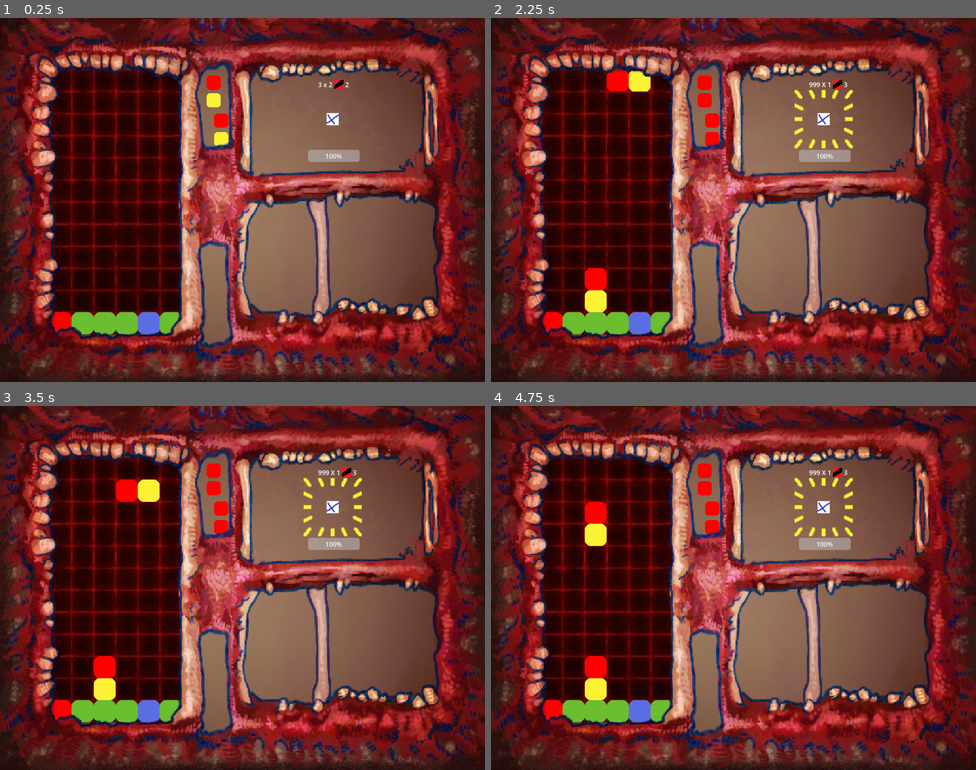
Above: before the commit, frames 1-4 (two rows, left to right).
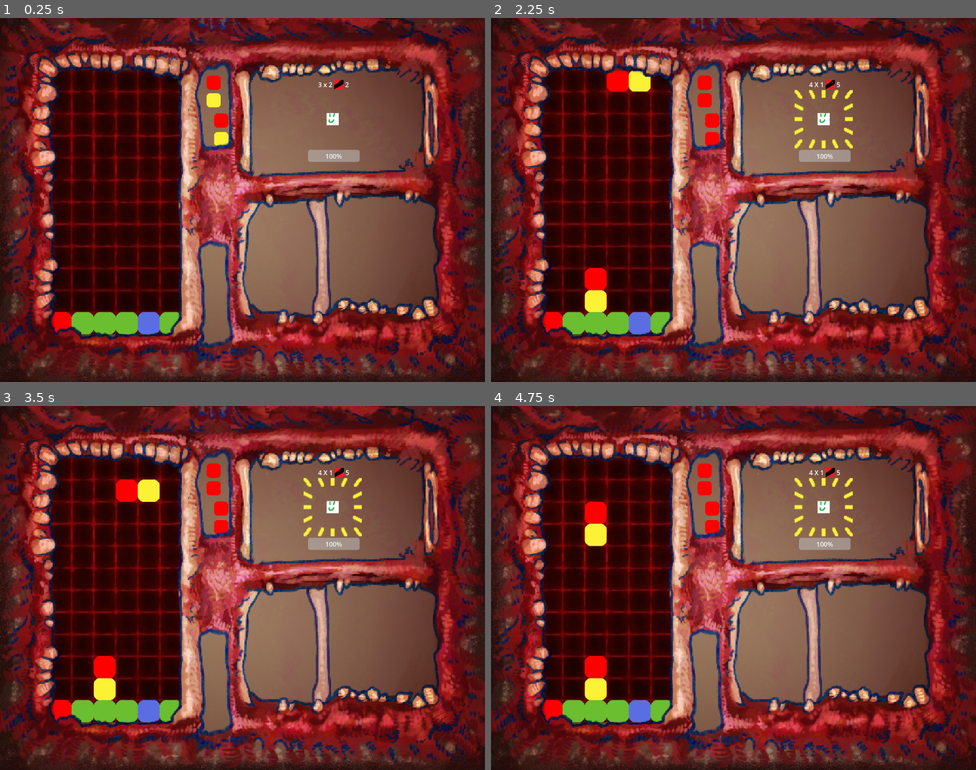
Above: after the commit, the same moments.

Repository: MarGamaDev/PuyoPuyoLike
Game: Godot game, scene res://Scenes/combat.tscn
Same seed, same stepped clock (60 frames per second), same inputs: the game is played once before the commit and once after it. The engine's default icon, where the game draws it, is replaced by a stand-in: a white triangle on a blue panel in a dark square.
Inputs:
- Up to frame 1 (0.25 s): no input
- Up to frame 2 (2.25 s): hold D (puyo_right) 0.53-1.28 s; tap 1 (TESTING_player_spawn) at 0.6 s; tap Enter at 1.25 s; hold S (puyo_down) 1.28-2.03 s; tap J (puyo_rotate) at 1.35 s; hold D (puyo_right) from 2.03 s (still down); tap Shift (switch_target) at 2.1 s
- Up to frame 3 (3.5 s): keep holding D (puyo_right); tap Space at 2.75 s; tap 1 (TESTING_player_spawn) at 2.85 s
- Up to frame 4 (4.75 s): tap Enter at 3.5 s; release D (puyo_right) at 3.53 s; hold A (puyo_left) from 3.53 s (still down); tap J (puyo_rotate) at 3.6 s; tap Shift (switch_target) at 4.35 s

The runs differ from the first frame. In frame 1, less than 0.1% of the frame differs, in the area x 67-70%, y 26-30%; in frame 2, 0.2%, in the area x 65-74%, y 17-30%; in frame 3, 0.2%; in frame 4, 0.2%.

Commit message:
cleanup and re-linking damage to puyo board

Diff:
--- a/Resources/puyo_value_data.tres
+++ b/Resources/puyo_value_data.tres
@@ -1,6 +1,6 @@
 [gd_resource type="Resource" script_class="PuyoValueData" load_steps=2 format=3 uid="uid://b01ucdggd8ykf"]
 
-[ext_resource type="Script" uid="uid://ei6vtes7vhr2" path="res://Scripts/Data/puyo_value_data.gd" id="1_dke0r"]
+[ext_resource type="Script" uid="uid://ei6vtes7vhr2" path="res://scripts/Data/puyo_value_data.gd" id="1_dke0r"]
 
 [resource]
 script = ExtResource("1_dke0r")
@@ -8,8 +8,8 @@
 green_chain_multiplier = 1
 red_base_value = 3
 red_chain_multiplier = 2
-yellow_base_value = 3
-yellow_chain_multiplier = 2
-blue_base_value = 5
+yellow_base_value = 1
+yellow_chain_multiplier = 1
+blue_base_value = 1
 blue_chain_multiplier = 1
 metadata/_custom_type_script = "uid://ei6vtes7vhr2"
--- a/Scenes/Combat/Encounters/GruntEncounter.tscn
+++ b/Scenes/Combat/Encounters/GruntEncounter.tscn
@@ -1,9 +1,9 @@
 [gd_scene load_steps=7 format=3 uid="uid://dq858shoyju02"]
 
 [ext_resource type="PackedScene" uid="uid://bx5kscp85ypry" path="res://Scenes/Combat/Enemy/enemy.tscn" id="1_0lrh3"]
-[ext_resource type="Script" uid="uid://c086ewc7gw56k" path="res://Scripts/Combat/encounter.gd" id="1_bireu"]
+[ext_resource type="Script" uid="uid://c086ewc7gw56k" path="res://scripts/Combat/encounter.gd" id="1_bireu"]
 [ext_resource type="Resource" uid="uid://byevgmmfmpqi8" path="res://Resources/Enemies/grunt_data.tres" id="2_bireu"]
-[ext_resource type="Script" uid="uid://6v5kccermtmr" path="res://Scripts/Combat/Enemy/enemy_attack.gd" id="3_ymtw0"]
+[ext_resource type="Script" uid="uid://6v5kccermtmr" path="res://scripts/Combat/Enemy/enemy_attack.gd" id="3_ymtw0"]
 [ext_resource type="Resource" uid="uid://cn0op1aiuirgi" path="res://Resources/EnemyAttacks/test_enemy_attack_2.tres" id="4_e7fs4"]
 
 [sub_resource type="Resource" id="Resource_0lrh3"]
--- /dev/null
+++ b/Scenes/Combat/Encounters/single_grunt_encounter.tscn
@@ -0,0 +1,29 @@
+[gd_scene load_steps=8 format=3 uid="uid://cuj4wx1wkdopv"]
+
+[ext_resource type="Script" uid="uid://c086ewc7gw56k" path="res://scripts/Combat/encounter.gd" id="1_de8q0"]
+[ext_resource type="PackedScene" uid="uid://bx5kscp85ypry" path="res://Scenes/Combat/Enemy/enemy.tscn" id="2_75f4d"]
+[ext_resource type="Script" uid="uid://c27m7mkd1up2" path="res://scripts/Combat/Enemy/enemy_data.gd" id="3_grgyv"]
+[ext_resource type="Texture2D" uid="uid://b15lpii8egcu0" path="res://Placeholder Art/map_node_images/shop_location.png" id="4_qm7eg"]
+[ext_resource type="Script" uid="uid://6v5kccermtmr" path="res://scripts/Combat/Enemy/enemy_attack.gd" id="5_5oxqj"]
+
+[sub_resource type="Resource" id="Resource_168qf"]
+script = ExtResource("3_grgyv")
+health = 25
+sprite = ExtResource("4_qm7eg")
+metadata/_custom_type_script = "uid://c27m7mkd1up2"
+
+[sub_resource type="Resource" id="Resource_xg65i"]
+script = ExtResource("5_5oxqj")
+damage = 4
+number_of_swings = 1
+number_of_turns_till_swing = 6
+attack_type = 0
+metadata/_custom_type_script = "uid://6v5kccermtmr"
+
+[node name="SingleGruntEncounter" type="Node2D"]
+script = ExtResource("1_de8q0")
+metadata/_custom_type_script = "uid://c086ewc7gw56k"
+
+[node name="SingleGrunt" parent="." instance=ExtResource("2_75f4d")]
+enemy_data = SubResource("Resource_168qf")
+attacks = Array[ExtResource("5_5oxqj")]([SubResource("Resource_xg65i")])
--- a/Scenes/Combat/Enemy/enemy.tscn
+++ b/Scenes/Combat/Enemy/enemy.tscn
@@ -1,9 +1,9 @@
 [gd_scene load_steps=9 format=3 uid="uid://bx5kscp85ypry"]
 
-[ext_resource type="Script" uid="uid://346xwma4f44y" path="res://Scripts/Combat/Enemy/enemy.gd" id="1_1f0kj"]
+[ext_resource type="Script" uid="uid://346xwma4f44y" path="res://scripts/Combat/Enemy/enemy.gd" id="1_1f0kj"]
 [ext_resource type="Resource" uid="uid://g1vp61rtgpme" path="res://Resources/Enemies/test_enemy.tres" id="2_287tu"]
 [ext_resource type="Texture2D" uid="uid://b13c5dnd5eyu6" path="res://icon.svg" id="2_afpow"]
-[ext_resource type="Script" uid="uid://6v5kccermtmr" path="res://Scripts/Combat/Enemy/enemy_attack.gd" id="3_ghaa6"]
+[ext_resource type="Script" uid="uid://6v5kccermtmr" path="res://scripts/Combat/Enemy/enemy_attack.gd" id="3_ghaa6"]
 [ext_resource type="Resource" uid="uid://ctf2g8pw88fk2" path="res://Resources/EnemyAttacks/test_enemy_attack_1.tres" id="4_1dp5w"]
 [ext_resource type="Resource" uid="uid://cn0op1aiuirgi" path="res://Resources/EnemyAttacks/test_enemy_attack_2.tres" id="5_auwsv"]
 [ext_resource type="PackedScene" uid="uid://b8mrbhnjhixwm" path="res://Scenes/Combat/Enemy/intent.tscn" id="7_rvs3k"]
--- a/Scenes/Combat/combat_effects_manager.tscn
+++ b/Scenes/Combat/combat_effects_manager.tscn
@@ -1,6 +1,6 @@
 [gd_scene load_steps=3 format=3 uid="uid://b3qfdcqaqmgk4"]
 
-[ext_resource type="Script" uid="uid://drfuh0bj7iacw" path="res://combat_effects_manager.gd" id="1_wg6ri"]
+[ext_resource type="Script" uid="uid://drfuh0bj7iacw" path="res://scripts/Combat/combat_effects_manager.gd" id="1_wg6ri"]
 [ext_resource type="PackedScene" uid="uid://ft133x0kc47a" path="res://Scenes/effects/text_particle_effect.tscn" id="2_xkvjn"]
 
 [node name="CombatEffectsManager" type="Node2D"]
--- a/Scenes/PuyoPuyo/grid_manager.tscn
+++ b/Scenes/PuyoPuyo/grid_manager.tscn
@@ -1,10 +1,10 @@
 [gd_scene load_steps=12 format=3 uid="uid://cbaajsmksk4lh"]
 
-[ext_resource type="Script" uid="uid://deiih0eoqrj08" path="res://Scripts/PuyoPuyo/grid_manager.gd" id="1_uowjv"]
+[ext_resource type="Script" uid="uid://deiih0eoqrj08" path="res://scripts/PuyoPuyo/grid_manager.gd" id="1_uowjv"]
 [ext_resource type="PackedScene" uid="uid://cqw1jv0baovrt" path="res://Scenes/PuyoPuyo/puyo.tscn" id="2_4xyke"]
 [ext_resource type="PackedScene" uid="uid://bu3friywynij8" path="res://Scenes/animations and audio stuff/polyphonic_audio_player.tscn" id="3_6mbex"]
-[ext_resource type="Script" uid="uid://80p7cue2s0ca" path="res://Scripts/audio/audio_library.gd" id="4_ahia6"]
-[ext_resource type="Script" uid="uid://ccmkst5npwi3n" path="res://Scripts/audio/sound_effect.gd" id="5_onoqd"]
+[ext_resource type="Script" uid="uid://80p7cue2s0ca" path="res://scripts/audio/audio_library.gd" id="4_ahia6"]
+[ext_resource type="Script" uid="uid://ccmkst5npwi3n" path="res://scripts/audio/sound_effect.gd" id="5_onoqd"]
 [ext_resource type="AudioStream" uid="uid://dtfg7tw4n02cc" path="res://Placeholder Art/Clink.1.wav" id="6_5hofm"]
 [ext_resource type="AudioStream" uid="uid://dq2fpel8tfo2o" path="res://Placeholder Art/Thud.1.wav" id="7_tssi5"]
 [ext_resource type="Texture2D" uid="uid://csoroeu2gqsl0" path="res://Art/puyo_grid.jpeg" id="8_ahia6"]
--- a/Scenes/PuyoPuyo/puyo_manager.tscn
+++ b/Scenes/PuyoPuyo/puyo_manager.tscn
@@ -1,6 +1,6 @@
 [gd_scene load_steps=3 format=3 uid="uid://buetvmo3m42v5"]
 
-[ext_resource type="Script" uid="uid://bhx6thphvfolw" path="res://Scripts/PuyoPuyo/puyo_manager.gd" id="1_sea3v"]
+[ext_resource type="Script" uid="uid://bhx6thphvfolw" path="res://scripts/PuyoPuyo/puyo_manager.gd" id="1_sea3v"]
 [ext_resource type="PackedScene" uid="uid://cbaajsmksk4lh" path="res://Scenes/PuyoPuyo/grid_manager.tscn" id="2_ajnr3"]
 
 [node name="PuyoManager" type="Node2D"]
--- a/Scenes/combat.tscn
+++ b/Scenes/combat.tscn
@@ -1,17 +1,14 @@
-[gd_scene load_steps=14 format=3 uid="uid://d3naap4gnytxh"]
+[gd_scene load_steps=11 format=3 uid="uid://d3naap4gnytxh"]
 
-[ext_resource type="Script" uid="uid://b0h0tx4msve02" path="res://Scripts/Combat/combat_manager.gd" id="1_4ln8h"]
+[ext_resource type="Script" uid="uid://b0h0tx4msve02" path="res://scripts/Combat/combat_manager.gd" id="1_4ln8h"]
 [ext_resource type="Resource" uid="uid://b01ucdggd8ykf" path="res://Resources/puyo_value_data.tres" id="2_xisnc"]
 [ext_resource type="Texture2D" uid="uid://brsfj1k05k7e7" path="res://Art/combat_background.png" id="2_yt1oa"]
 [ext_resource type="PackedScene" uid="uid://buetvmo3m42v5" path="res://Scenes/PuyoPuyo/puyo_manager.tscn" id="4_ubpar"]
-[ext_resource type="PackedScene" uid="uid://cawgcce4rjrb0" path="res://Scenes/Combat/Encounters/magician_encounter.tscn" id="5_3w34b"]
 [ext_resource type="PackedScene" uid="uid://dh8e8u4ch381l" path="res://Scenes/Combat/player.tscn" id="5_ut0kg"]
 [ext_resource type="PackedScene" uid="uid://1hbj1uv66mu2" path="res://Scenes/DevTools/puyo_test_ui.tscn" id="5_yt1oa"]
 [ext_resource type="Texture2D" uid="uid://14ejxpdanarl" path="res://Art/combat_frame.png" id="7_3w34b"]
-[ext_resource type="PackedScene" uid="uid://dq858shoyju02" path="res://Scenes/Combat/Encounters/GruntEncounter.tscn" id="8_avwh6"]
-[ext_resource type="Script" uid="uid://b4hbt6qjcu26g" path="res://Scripts/Combat/encounter_manager.gd" id="8_twsak"]
-[ext_resource type="PackedScene" uid="uid://spggxai8tcru" path="res://Scenes/Combat/Encounters/slam_boss_encounter.tscn" id="10_w6tjk"]
-[ext_resource type="PackedScene" uid="uid://mpjnw0k87gso" path="res://Scenes/Combat/Encounters/multi_encounter.tscn" id="10_y8jr2"]
+[ext_resource type="Script" uid="uid://b4hbt6qjcu26g" path="res://scripts/Combat/encounter_manager.gd" id="8_twsak"]
+[ext_resource type="PackedScene" uid="uid://cuj4wx1wkdopv" path="res://Scenes/Combat/Encounters/single_grunt_encounter.tscn" id="8_w6tjk"]
 [ext_resource type="PackedScene" uid="uid://b3qfdcqaqmgk4" path="res://Scenes/Combat/combat_effects_manager.tscn" id="11_w6tjk"]
 
 [node name="Combat" type="Node2D"]
@@ -49,7 +46,7 @@
 [node name="EncounterManager" type="Node2D" parent="."]
 position = Vector2(823, 250)
 script = ExtResource("8_twsak")
-encounter_array = Array[PackedScene]([ExtResource("8_avwh6"), ExtResource("5_3w34b"), ExtResource("10_y8jr2"), ExtResource("10_w6tjk")])
+encounter_array = Array[PackedScene]([ExtResource("8_w6tjk")])
 
 [node name="CombatEffectsManager" parent="." instance=ExtResource("11_w6tjk")]
 
--- a/Scenes/map_node.tscn
+++ /dev/null
@@ -1,14 +0,0 @@
-[gd_scene load_steps=6 format=3 uid="uid://bk0h3a6haqb4o"]
-
-[ext_resource type="Texture2D" uid="uid://hvooavpam6hd" path="res://Placeholder Art/puyo_out_of_bounds.png" id="1_g7uvm"]
-[ext_resource type="Script" uid="uid://fe1matr8d5o7" path="res://map_node.gd" id="1_wp7i3"]
-[ext_resource type="Texture2D" uid="uid://dhmt056l2npcp" path="res://Placeholder Art/map_node_images/enemy_location.png" id="3_15ahl"]
-[ext_resource type="Texture2D" uid="uid://3orwgby4xlkg" path="res://Placeholder Art/map_node_images/boss_location.png" id="4_6ud8w"]
-[ext_resource type="Texture2D" uid="uid://b15lpii8egcu0" path="res://Placeholder Art/map_node_images/shop_location.png" id="5_bodeh"]
-
-[node name="MapNode" type="TextureButton"]
-offset_right = 40.0
-offset_bottom = 40.0
-texture_normal = ExtResource("1_g7uvm")
-script = ExtResource("1_wp7i3")
-location_sprites = Array[Texture2D]([ExtResource("3_15ahl"), ExtResource("4_6ud8w"), ExtResource("5_bodeh")])
--- a/Scripts/Combat/player.gd
+++ b/Scripts/Combat/player.gd
@@ -32,12 +32,11 @@
 func add_shield(shield_gained: int) -> void:
 	on_shield_gain.emit(shield_gained)
 	shield += shield_gained
+	print(shield)
 
 func handle_damage(damage: int) -> int:
 	if damage <= counter:
-		##do we want the counterattack to be equal to counter or enemy damage?
-		on_counter_triggered.emit(damage)
-		##counter carries over for multiple attacks in a flurry
+		on_counter_triggered.emit(counter)
 		counter = 0
 		return 0
 
--- a/Scripts/PuyoPuyo/grid_manager.gd
+++ b/Scripts/PuyoPuyo/grid_manager.gd
@@ -573,9 +573,22 @@
 			node_to_fill.set_type(Puyo.PUYO_TYPE.JUNK)
 
 #this just creates x rows of junk
-func create_junk_row(number_of_rows: int):
+func create_junk_row(junk_amount: int):
 	junk_created.emit()
-	for i in range(0, number_of_rows):
+	var number_of_rows : int = int(junk_amount / grid_width)
+	var remaining_junk : int = junk_amount - (number_of_rows * grid_width)
+	var row_offset : int = 0
+
+	if remaining_junk != 0:
+		row_offset = 1
+		for j in range(0, remaining_junk):
+			var junk_puyo : Puyo = puyo_scene.instantiate()
+			var node_to_fill : GridNode = grid[j][0]
+			if !(node_to_fill.is_holding_puyo):
+					node_to_fill.add_child(junk_puyo)
+					node_to_fill.set_puyo(junk_puyo)
+					node_to_fill.set_type(Puyo.PUYO_TYPE.JUNK)
+	for i in range(row_offset, number_of_rows + row_offset):
 		for j in range(0, grid_width):
 			var junk_puyo : Puyo = puyo_scene.instantiate()
 			var node_to_fill : GridNode = grid[j][i]
@@ -624,26 +637,38 @@
 			node_to_fill.set_puyo(junk_puyo)
 		node_to_fill.set_type(Puyo.PUYO_TYPE.JUNK)
 
-func junk_slam(junk_rows : int):
+func junk_slam(junk_amount : int):
 	junk_created.emit()
+	var number_of_rows : int = int(junk_amount / grid_width)
+	var remaining_junk : int = junk_amount - (number_of_rows * grid_width)
+
 	#finding where teh rows should be, which is lowest row of puyos with non-junk puyos in it
 	var no_rows_check = true
 	var lowest_row = 0
-	for i in range(junk_rows - 1, grid_height):
-		var row_check = false
-		for j in range(0, grid_width):
-			if (grid[j][i].is_holding_puyo and grid[j][i].puyo.puyo_type != Puyo.PUYO_TYPE.JUNK) or !(grid[j][i].is_holding_puyo):
-				row_check = true
-		if row_check and i > lowest_row:
-			lowest_row = i
-			no_rows_check = false
+	for i in range(number_of_rows - 1, grid_height):
+		if i != -1:
+			var row_check = false
+			for j in range(0, grid_width):
+				if (grid[j][i].is_holding_puyo and grid[j][i].puyo.puyo_type != Puyo.PUYO_TYPE.JUNK) or !(grid[j][i].is_holding_puyo):
+					row_check = true
+			if row_check and i > lowest_row:
+				lowest_row = i
+				no_rows_check = false
 	if no_rows_check:
 		lowest_row = grid_height - 1
+
 	#replace these rows with junk
 	var junk_array : Array[Vector2i]= []
-	for i in range(lowest_row, lowest_row - junk_rows, -1):
+	for i in range(lowest_row, lowest_row - number_of_rows, -1):
 		for j in range(0, grid_width):
 			junk_array.append(Vector2i(j, i))
+
+	if remaining_junk > 0:
+		var remaining_junk_row = lowest_row - number_of_rows
+		if remaining_junk_row >= 0:
+			for j in range(0, remaining_junk):
+				junk_array.append(Vector2i(j, remaining_junk_row))
+
 	replace_junk_specific(junk_array)
 
 func replace_color(color_to_replace, to_replace_with):
--- a/Scripts/PuyoPuyo/puyo_manager.gd
+++ b/Scripts/PuyoPuyo/puyo_manager.gd
@@ -31,4 +31,5 @@
 	$GridManager.add_to_spawn_queue(new_event)
 
 func process_damage_taken(damage_taken: int, attack_type: EnemyAttack.EnemyAttackType):
+	add_to_spawn_queue(EnemyAttackHandler.process_attack(damage_taken, attack_type))
 	push_error("Dex todo: create a PuyoQueueEvent based on the data give, and pass it along to add_to_spawn_queue")
--- a/map_node.gd
+++ /dev/null
@@ -1,12 +0,0 @@
-extends TextureButton
-
-class_name MapNode
-
-@export var location_sprites : Array[Texture2D]
-
-enum LOCATION_TYPES {ENEMY, BOSS, SHOP}
-var location_type : LOCATION_TYPES = LOCATION_TYPES.ENEMY
-
-func create(type : LOCATION_TYPES):
-	texture_normal = location_sprites[type]
-	location_type = type
--- a/multi_encounter.gd
+++ /dev/null
@@ -1 +0,0 @@
-extends Node2D
Not shown, removed: map_node.gd.uid
Not shown, removed: multi_encounter.gd.uid
Renamed: combat_effects_manager.gd -> scripts/Combat/combat_effects_manager.gd
Renamed: combat_effects_manager.gd.uid -> scripts/Combat/combat_effects_manager.gd.uid
